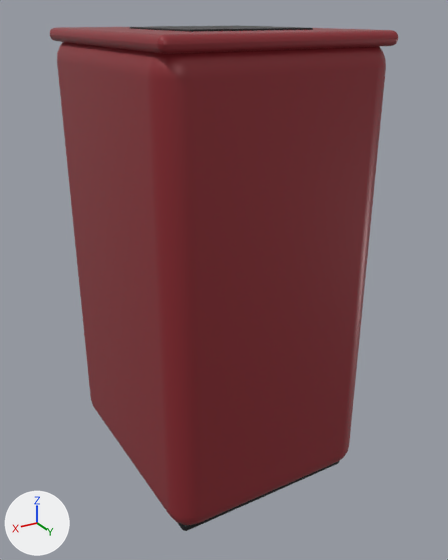
What one commit did to the glTF model STAIANO-3D/public/models/stoves/nordica-klaudia-ad-evo-bordeaux.glb.
Both versions are drawn from a 50 mm lens placed at (0.678, 1.187, 1.047), pointed at (-0.023, 0.019, 0.463). The axes (+X, +Y, +Z) are drawn at lower left. The lights are the same throughout. The picture after the commit comes second.

In view in the first picture: 'Coperchio pellet', 'Corpo laterale', 'Sommità' and 1 more.
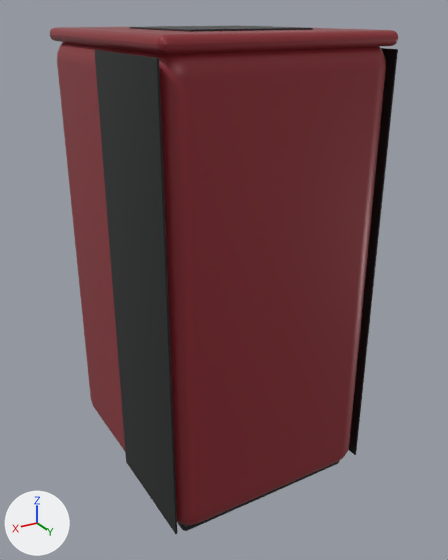
The edits, one by one:
Mesh me_cube_002_1 is new.
It has 216 vertices, 428 faces and spans x -0.002..0.002, y -0.135..0.135, z -0.476..0.476.
It uses material mat_porta_nera (black #1f2223).
Mesh me_cube_001_1 is new.
It has 216 vertices, 428 faces and spans x -0.002..0.002, y -0.135..0.135, z -0.476..0.476.
It uses material mat_porta_nera (black #1f2223).
Object 'Fianco posteriore nero.001' (ob_fianco_posteriore_nero_001) is new; it shows me_cube_002_1.
Its location is (0.25, 0.144, 0.508).
Object 'Fianco posteriore nero' (ob_fianco_posteriore_nero) is new; it shows me_cube_001_1.
Its location is (-0.25, 0.144, 0.508).

What differs and where, as boxes (x1, y1, x2, y2) in the pictures (448 x 560 px):
'Fianco posteriore nero.001', added (black)
    after: (94, 50, 177, 534)
'Fianco posteriore nero', added (black)
    after: (348, 48, 398, 455)
